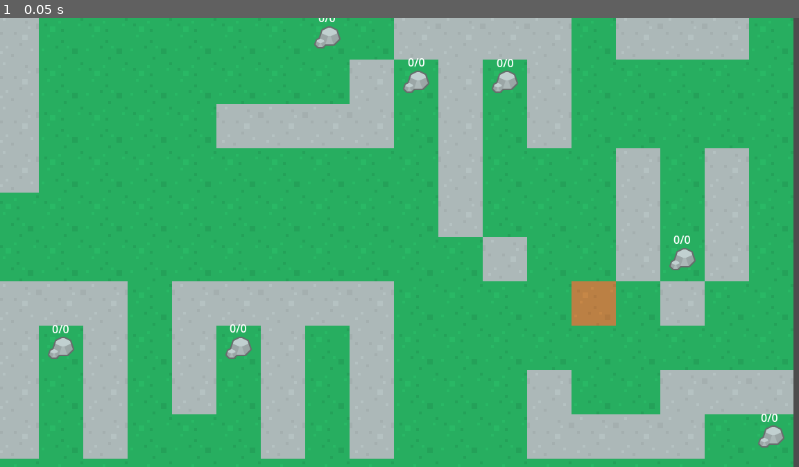
Above: before the commit, frame 1.
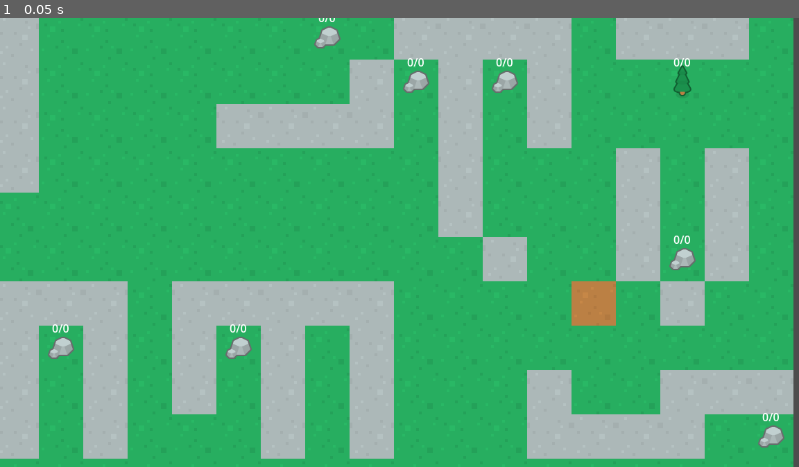
Above: after the commit, the same moment.

Repository: ApostolisSiampanis/intelligent-agents
Game: Godot game, scene res://scenes/main_scene.tscn
Same seed, same stepped clock (60 frames per second), same inputs: the game is played once before the commit and once after it. This scene is started directly instead of the project's main scene.
Inputs:
- Up to frame 1 (0.05 s): no input

The runs differ from the first frame. In frame 1, 0.2% of the frame differs, in the area x 6-98%, y 8-90%.
Error in both runs: Cannot call method 'local_to_map' on a null value. (res://scripts/agent.gd:69)

Commit message:
Update main_scene.tscn
Co-Authored-By: Apostolis Siampanis <75365398+ApostolisSiampanis@users.noreply.github.com>

Diff:
--- a/scenes/main_scene.tscn
+++ b/scenes/main_scene.tscn
@@ -44,6 +44,7 @@
 [node name="MainScene" type="Node2D"]
 
 [node name="GameManager" type="Node" parent="."]
+unique_name_in_owner = true
 script = ExtResource("1_m0681")
 
 [node name="TileMap" type="TileMap" parent="."]
@@ -54,7 +55,7 @@
 layer_0/tile_data = PackedInt32Array(0, 196608, 1, 65536, 196608, 1, 131072, 196608, 1, 196608, 196608, 1, 262144, 1966 …(3438 unchanged characters)…
 layer_1/name = "foreground"
 layer_1/z_index = 1
-layer_1/tile_data = PackedInt32Array(131079, 393216, 4, 458767, 393216, 4, 589825, 393216, 4, 65537, 393216, 4, 17, 393216, 4, 589829, 393216, 4, 196619, 393216, 4, 196617, 393216, 4, 720913, 393216, 4)
+layer_1/tile_data = PackedInt32Array(131079, 393216, 4, 458767, 393216, 4, 589825, 393216, 4, 65537, 393216, 4, 17, 393216, 4, 589829, 393216, 4, 196619, 393216, 4, 196617, 393216, 4, 720913, 393216, 4, 196623, 458752, 3, 11, 589824, 4)
 script = ExtResource("2_sn78h")
 
 [node name="Camera2D" type="Camera2D" parent="."]
@@ -63,34 +64,63 @@
 [node name="Agent" parent="." instance=ExtResource("2_7qair")]
 z_index = 10
 position = Vector2(864, 544)
+bits = "011000001"
+
+[node name="Agent2" parent="." instance=ExtResource("2_7qair")]
+z_index = 10
+position = Vector2(864, 544)
+id = 1
+bits = "011100001"
+
+[node name="Agent3" parent="." instance=ExtResource("2_7qair")]
+z_index = 10
+position = Vector2(864, 544)
+id = 2
+bits = "011100001"
+
+[node name="Agent4" parent="." instance=ExtResource("2_7qair")]
+z_index = 10
+position = Vector2(864, 544)
+id = 3
+bits = "011100001"
 
 [node name="Timer" type="Timer" parent="."]
 unique_name_in_owner = true
 autostart = true
 
-[node name="Stone" parent="." instance=ExtResource("4_pk8yd")]
+[node name="ResourceCollider" parent="." instance=ExtResource("4_pk8yd")]
 position = Vector2(480, 160)
 
-[node name="Resource" parent="." instance=ExtResource("4_pk8yd")]
+[node name="ResourceCollider11" parent="." instance=ExtResource("4_pk8yd")]
+position = Vector2(736, 32)
+type = 2
+
+[node name="ResourceCollider10" parent="." instance=ExtResource("4_pk8yd")]
+position = Vector2(992, 224)
+type = 0
+
+[node name="ResourceCollider2" parent="." instance=ExtResource("4_pk8yd")]
+position = Vector2(608, 224)
+
+[node name="ResourceCollider3" parent="." instance=ExtResource("4_pk8yd")]
+position = Vector2(736, 224)
+
+[node name="ResourceCollider4" parent="." instance=ExtResource("4_pk8yd")]
+position = Vector2(1120, 32)
+
+[node name="ResourceCollider5" parent="." instance=ExtResource("4_pk8yd")]
 position = Vector2(992, 480)
 
-[node name="Resource2" parent="." instance=ExtResource("4_pk8yd")]
-position = Vector2(95, 95)
+[node name="ResourceCollider6" parent="." instance=ExtResource("4_pk8yd")]
+position = Vector2(1120, 736)
 
-[node name="Resource3" parent="." instance=ExtResource("4_pk8yd")]
-position = Vector2(609, 224)
-
-[node name="Resource4" parent="." instance=ExtResource("4_pk8yd")]
-position = Vector2(96, 609)
-
-[node name="Resource5" parent="." instance=ExtResource("4_pk8yd")]
+[node name="ResourceCollider7" parent="." instance=ExtResource("4_pk8yd")]
 position = Vector2(352, 608)
 
-[node name="Resource6" parent="." instance=ExtResource("4_pk8yd")]
-position = Vector2(737, 225)
+[node name="ResourceCollider8" parent="." instance=ExtResource("4_pk8yd")]
+position = Vector2(96, 608)
 
-[node name="Resource7" parent="." instance=ExtResource("4_pk8yd")]
-position = Vector2(1118, 737)
+[node name="ResourceCollider9" parent="." instance=ExtResource("4_pk8yd")]
+position = Vector2(96, 96)
 
-[node name="Resource8" parent="." instance=ExtResource("4_pk8yd")]
-position = Vector2(1120, 32)
+[connection signal="ready" from="GameManager" to="GameManager" method="_on_ready"]
